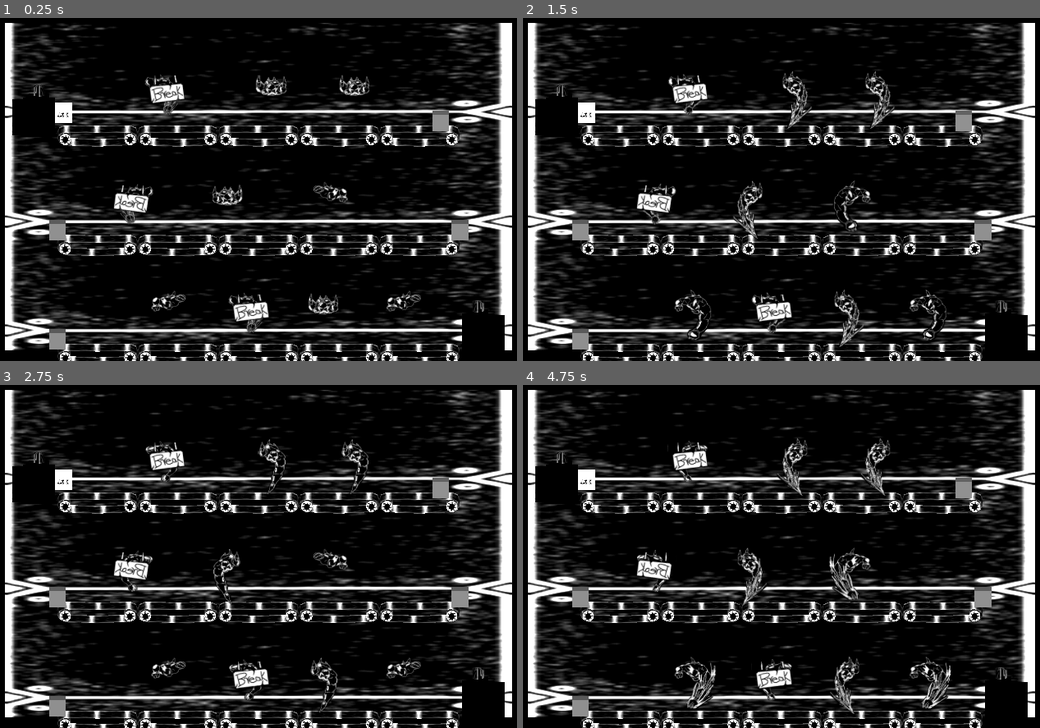
Above: before the commit, frames 1-4 (two rows, left to right).
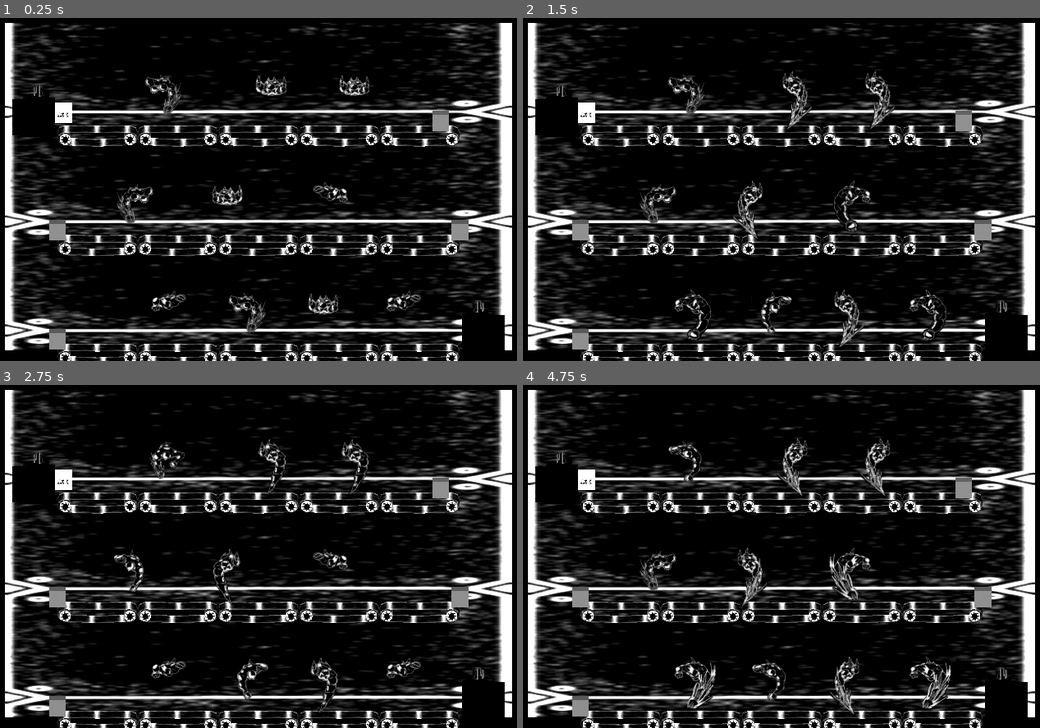
Above: after the commit, the same moments.

Repository: patches34/super-conveyor-bros
Game: Godot game, scene res://Scenes/level_baker_test.tscn
The game is run twice, just before and just after one commit, with the same random seed, the same clock (stepped at 60 frames per second) and the same inputs. This scene is started directly instead of the project's main scene.
Inputs (mouse positions are in pixels of both pictures, inside the frame that each line leads up to):
- Up to frame 1 (0.25 s): no input
- Up to frame 2 (1.5 s): move the mouse to (750, 251) at 0.52 s; hold Mouse wheel down (scroll_down) 0.53-1.28 s; move the mouse to (977, 230) at 1.27 s; tap Mouse wheel up (scroll_up) at 1.35 s
- Up to frame 3 (2.75 s): move the mouse to (62, 487) at 2.02 s; hold Middle mouse button (toggle_belt) from 2.03 s (still down)
- Up to frame 4 (4.75 s): move the mouse to (812, 542) at 2.77 s; release Middle mouse button (toggle_belt) at 2.78 s; tap Mouse wheel down (scroll_down) at 2.85 s; move the mouse to (683, 450) at 3.52 s; hold Mouse wheel up (scroll_up) 3.53-4.28 s; move the mouse to (926, 525) at 4.27 s; tap Middle mouse button (toggle_belt) at 4.35 s

The runs differ from the first frame. In frame 1, 1.0% of the frame differs, in the area x 21-53%, y 16-89%; in frame 2, 1.3%; in frame 3, 1.4%; in frame 4, 1.5%, in the area x 21-53%, y 16-92%.
Error before the commit: Invalid assignment of property or key 'visible' with value of type 'bool' on a base object of type 'Nil'. (res://Scripts/puncher.gd:26)
Error after the commit: Invalid assignment of property or key 'visible' with value of type 'bool' on a base object of type 'null instance'. (res://Scripts/puncher.gd:29)

Commit message:
proper breaking

Diff:
--- a/super-conveyor-bros/Prefabs/puncher.tscn
+++ b/super-conveyor-bros/Prefabs/puncher.tscn
@@ -195,7 +195,7 @@
 "duration": 1.0,
 "texture": SubResource("AtlasTexture_fugoy")
 }],
-"loop": 1,
+"loop": 0,
 "name": &"default",
 "speed": 12.0
 }]
@@ -222,10 +222,12 @@
 transform = Transform3D(1, 0, 0, 0, 1, 0, 0, 0, 1, -0.049776077, 0.25891745, 0)
 shape = SubResource("BoxShape3D_rec73")
 
-[node name="AnimatedSprite3D" type="AnimatedSprite3D" parent="." unique_id=1838062314]
+[node name="Break" type="AnimatedSprite3D" parent="." unique_id=1838062314]
 transform = Transform3D(1, 0, 0, 0, 1, 0, 0, 0, 1, 0, 1.9967794, 0.1145798)
+visible = false
 sprite_frames = SubResource("SpriteFrames_srkpw")
 frame = 9
+frame_progress = 1.0
 
 [connection signal="frame_changed" from="Body" to="." method="_on_body_frame_changed"]
 [connection signal="area_entered" from="Area3D" to="." method="_on_area_3d_area_entered"]
--- a/super-conveyor-bros/Scripts/puncher.gd
+++ b/super-conveyor-bros/Scripts/puncher.gd
@@ -1,4 +1,6 @@
 extends Node3D
+signal break_over
+
 var body_animator:AnimatedSprite3D
 var vfx_animator:AnimatedSprite3D
 var break_animator:AnimatedSprite3D
@@ -21,6 +23,7 @@
 	body_animator = $Body
 	vfx_animator = $VFX
 	impact_area = $Area3D
+	break_animator = $Break
 	body_animator.play()
 	vfx_animator.play()
 	break_animator.visible = false
@@ -54,13 +57,13 @@
 	state_tween.tween_property($Body, "speed_scale", new_speed, 0.5)
 
 	if new_speed == 0:
-		state_tween.callback()
+		state_tween.tween_callback(handle_going_away)
 
 func set_vfx_active(state:bool) -> void:
 	vfx_animator.visible = state
 
 func _on_area_3d_area_entered(area: Area3D) -> void:
-	if area is Item:
+	if area is Item && body_animator.visible:
 		obj_below = area
 
 func _on_area_3d_area_exited(area: Area3D) -> void:
@@ -68,9 +71,21 @@
 		obj_below = null
 
 func set_random_bro_state() -> void:
-	bro_state = (Enums.BroStates.values()
+	var next_state = (Enums.BroStates.values()
 		.filter(func(s): return s != bro_state).pick_random())
-	#print(Enums.BroStates.keys()[bro_state])
+
+	if bro_state == Enums.BroStates.away && next_state != Enums.BroStates.away:
+		break_animator.visible = false
+		break_animator.frame = 0
+		body_animator.frame = 0
+		vfx_animator.frame = 0
+		body_animator.visible = true
+		break_animator.stop()
+		body_animator.play()
+		break_over.emit()
+
+	bro_state = next_state
+
 	match bro_state:
 		Enums.BroStates.away:
 			modify_speed(0)
@@ -80,3 +95,11 @@
 			modify_speed(0.75)
 		Enums.BroStates.fast:
 			modify_speed(2)
+
+func handle_going_away() -> void:
+	vfx_animator.visible = false
+	vfx_animator.stop()
+	body_animator.visible = false
+	body_animator.stop()
+	break_animator.visible = true
+	break_animator.play()
